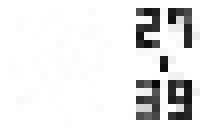
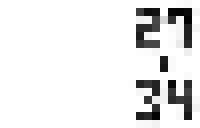
The second 200×128 image is a revision of the first. Changes to its layers:
removed layer "Layer 1 copy" over [16, 0, 200, 128]
showed "Layer 1", painted on it over [16, 0, 200, 128]
painted on "Background" over [16, 0, 200, 120]
